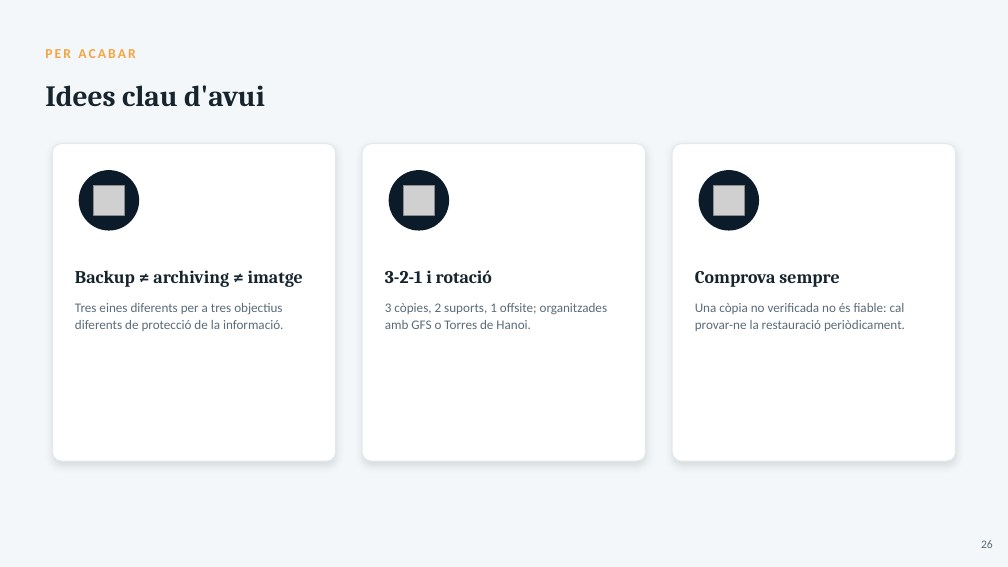
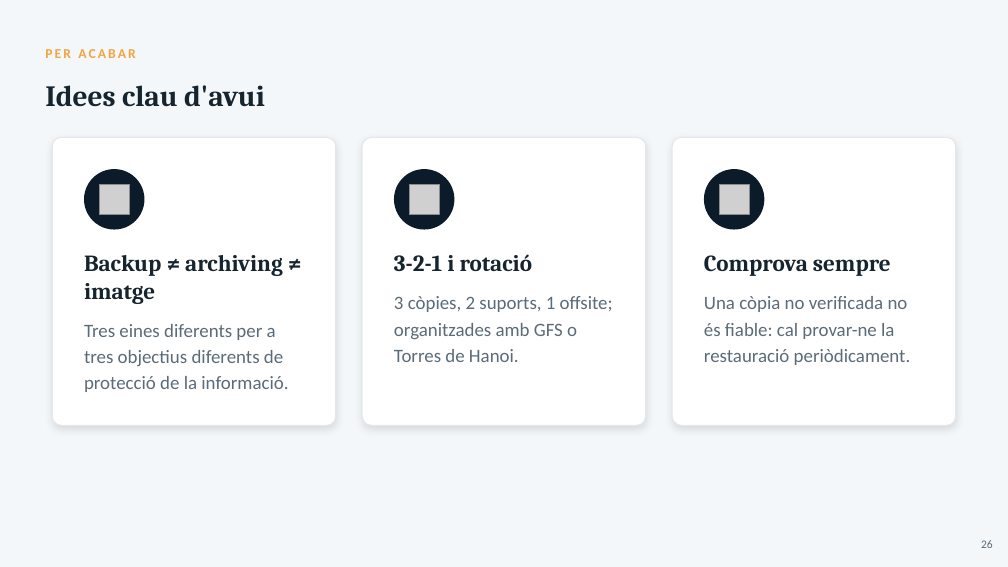
Before and after one commit to joansanchezescudero/SMX_0226_Seguretat_Informatica, a slide deck: slide 26 of RA2 - Emmagatzematge i copies de seguretat/AA3 - Copies de seguretat/RA2_AA3_Copies_de_seguretat.pptx. Drawn at 1008x567 pixels with LibreOffice and Linux fonts; fonts in the diff are those of the drawing; grey boxes stand for pictures. Boxes give left, top, right and bottom in pixels: in the first picture for what was removed or moved away, otherwise in the second. Text is boxed around its words. In the diff, an @@ line names an element or a change of style, - is before the commit and + after.

```diff
--- a/RA2 - Emmagatzematge i copies de seguretat/AA3 - Copies de seguretat/RA2_AA3_Copies_de_seguretat.pptx
+++ b/RA2 - Emmagatzematge i copies de seguretat/AA3 - Copies de seguretat/RA2_AA3_Copies_de_seguretat.pptx
@@ rounded rectangle resized from (x1=52, y1=144, x2=336, y2=461) to (x1=52, y1=138, x2=336, y2=426) @@
@@ rounded rectangle resized from (x1=362, y1=144, x2=646, y2=461) to (x1=362, y1=138, x2=646, y2=426) @@
@@ rounded rectangle resized from (x1=672, y1=144, x2=956, y2=461) to (x1=672, y1=138, x2=956, y2=426) @@
@@ 3 pictures, 3 ellipses moved together from (x1=79, y1=170, x2=759, y2=231) to (x1=84, y1=169, x2=765, y2=230) @@
@@ text "Backup ≠ archiving ≠ imatge" moved from (x1=75, y1=270, x2=303, y2=287) to (x1=84, y1=255, x2=283, y2=304) @@
@@ text "3-2-1 i rotació" moved from (x1=385, y1=270, x2=492, y2=283) to (x1=394, y1=254, x2=533, y2=271) @@
@@ size 17 to 22 pt in 3 elements at (x1=84, y1=255, x2=283, y2=304), (x1=394, y1=254, x2=533, y2=271), (x1=704, y1=255, x2=891, y2=276) @@
@@ text "Comprova sempre" moved from (x1=695, y1=271, x2=839, y2=287) to (x1=704, y1=255, x2=891, y2=276) @@
@@ text "3 còpies, 2 suports, 1 ..." moved from (x1=385, y1=303, x2=608, y2=329) to (x1=394, y1=296, x2=613, y2=362) @@
@@ size 12.5 to 18 pt; line spacing 16pt to 24.9pt in 3 elements at (x1=84, y1=324, x2=288, y2=392), (x1=394, y1=296, x2=613, y2=362), (x1=704, y1=296, x2=911, y2=365) @@
@@ text "Una còpia no verificada no ..." moved from (x1=695, y1=303, x2=905, y2=331) to (x1=704, y1=296, x2=911, y2=365) @@
@@ text "Tres eines diferents per a ..." moved from (x1=75, y1=303, x2=283, y2=331) to (x1=84, y1=324, x2=288, y2=392) @@
```
Also in this commit, not shown: 26 other slides changed, 1 other file.
